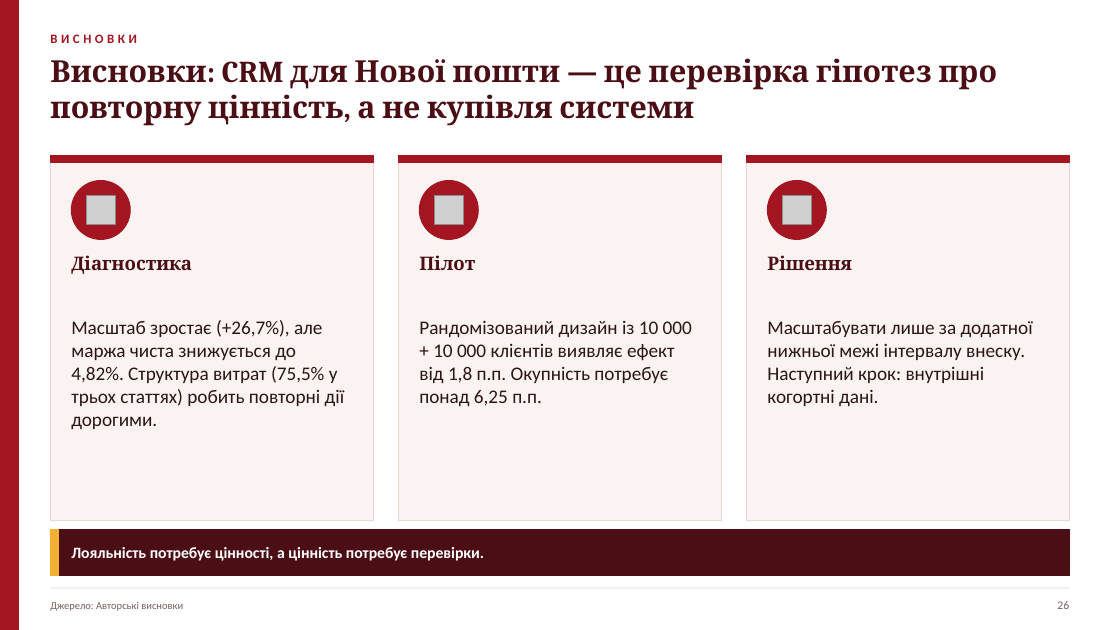
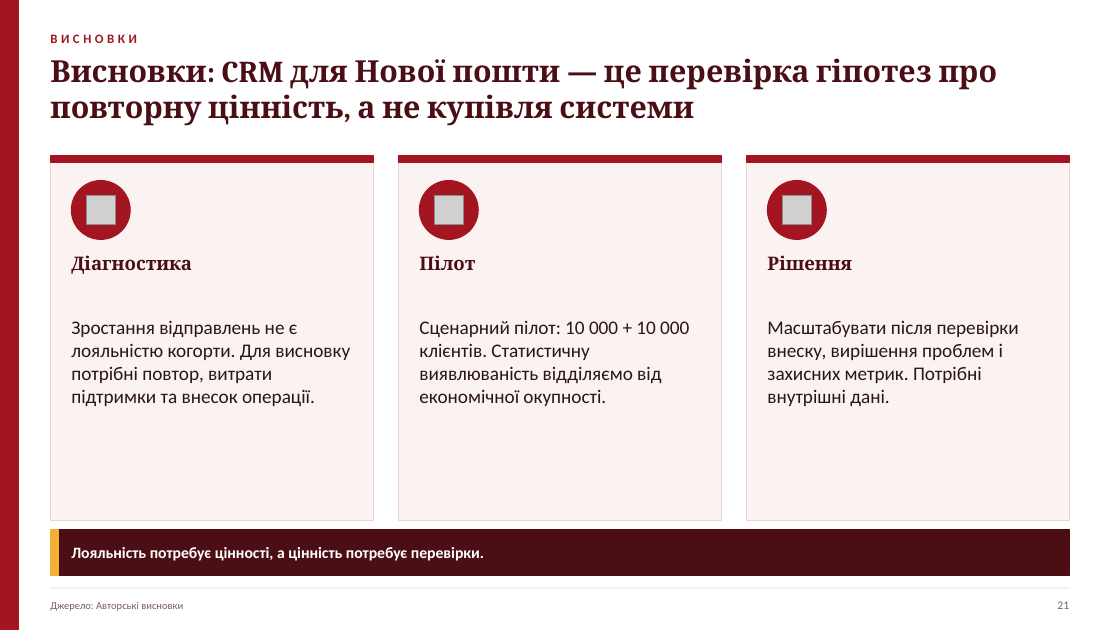
Before and after one commit to Storozh-007/anya-tasks, a slide deck: slide 21 of files/marketing/37_193836_Презентація_до_захисту.pptx (slide 26 before the commit). Drawn at 1120x630 pixels with LibreOffice and Linux fonts; fonts in the diff are those of the drawing; grey boxes stand for pictures. Boxes give left, top, right and bottom in pixels: in the first picture for what was removed or moved away, otherwise in the second. Text is boxed around its words. In the diff, an @@ line names an element or a change of style, - is before the commit and + after.

```diff
--- a/files/marketing/37_193836_Презентація_до_захисту.pptx
+++ b/files/marketing/37_193836_Презентація_до_захисту.pptx
@@ text at [71, 320, 350, 406]: text changed @@
-Масштаб зростає (+26,7%), але маржа чиста знижується до 4,82%. Структура витрат (75,5% у трьох статтях) робить повторні дії дорогими.
+Зростання відправлень не є лояльністю когорти. Для висновку потрібні повтор, витрати підтримки та внесок операції.
@@ text at [419, 321, 689, 406]: text changed @@
-Рандомізований дизайн із 10 000 + 10 000 клієнтів виявляє ефект від 1,8 п.п. Окупність потребує понад 6,25 п.п.
+Сценарний пілот: 10 000 + 10 000 клієнтів. Статистичну виявлюваність відділяємо від економічної окупності.
@@ text at [767, 321, 1019, 406]: text changed @@
-Масштабувати лише за додатної нижньої межі інтервалу внеску. Наступний крок: внутрішні когортні дані.
+Масштабувати після перевірки внеску, вирішення проблем і захисних метрик. Потрібні внутрішні дані.
@@ text at [1057, 601, 1069, 609]: text changed @@
-26
+21
```
Also in this commit, not shown: 21 other slides changed, 6 slides removed, 47 other files.
